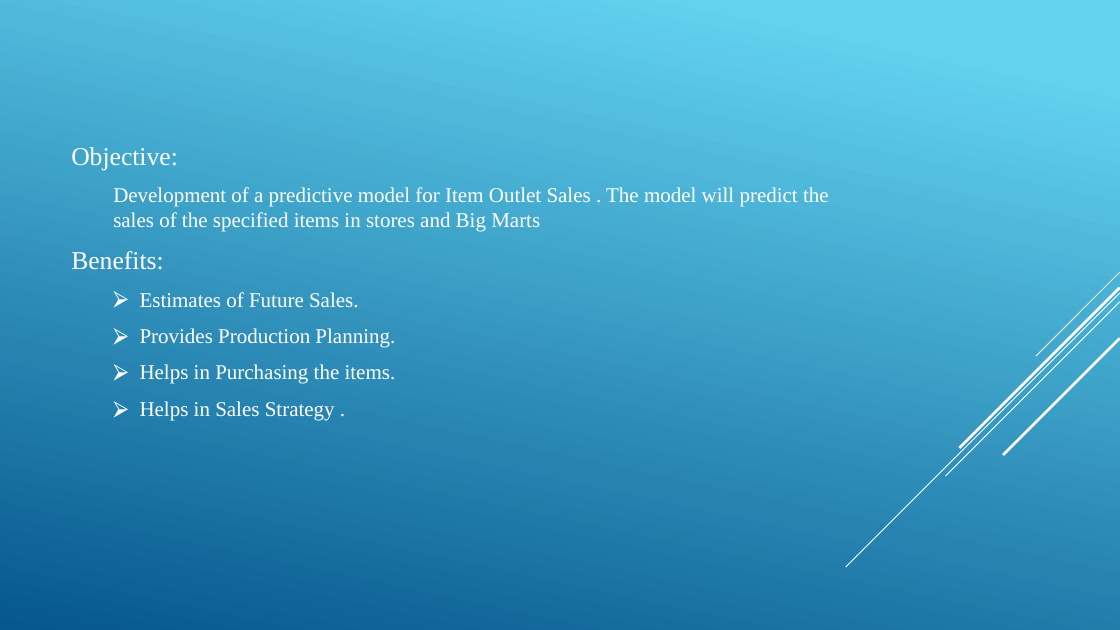
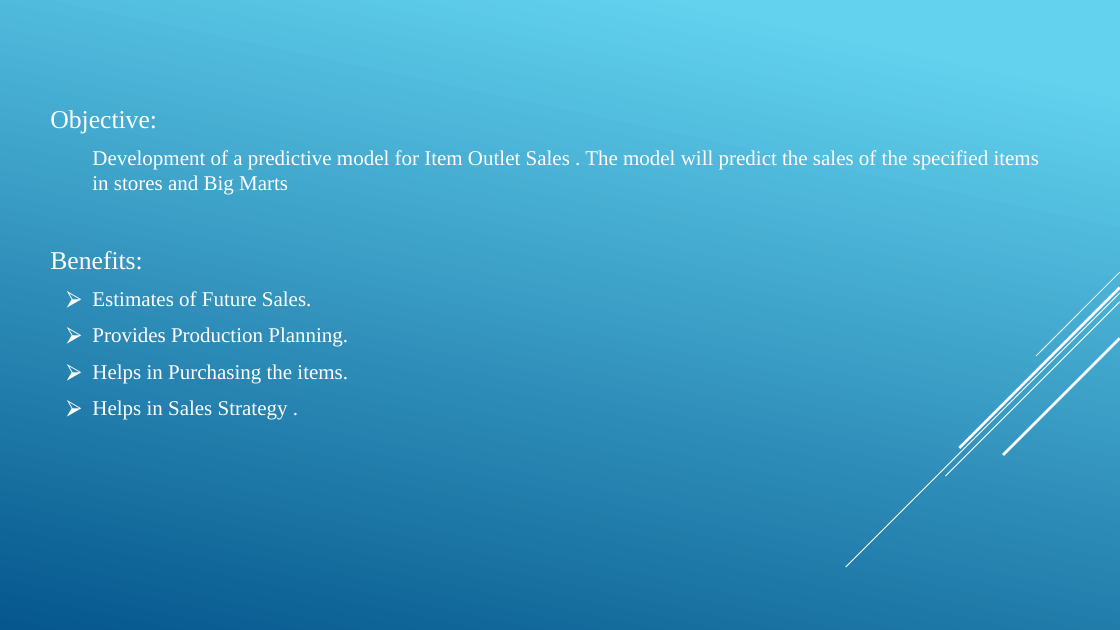
Before and after one commit to ashokkumars01/Stores-Sales-Prediction, a slide deck: slide 2 of Docs/DPR_Store_Sales_Prediction.pptx. Drawn at 1120x630 pixels with LibreOffice and Linux fonts; fonts in the diff are those of the drawing. Boxes give left, top, right and bottom in pixels: in the first picture for what was removed or moved away, otherwise in the second. Text is boxed around its words. In the diff, an @@ line names an element or a change of style, - is before the commit and + after.

```diff
--- a/Docs/DPR_Store_Sales_Prediction.pptx
+++ b/Docs/DPR_Store_Sales_Prediction.pptx
@@ text "Objective:": place and size @@
-text "Objective:" at (71, 147, 829, 421)
+text "Objective:" at (50, 110, 1039, 420)
@@ text "Objective:" at (50, 110, 1039, 420): indent changed; less space between paragraphs @@
```
Also in this commit, not shown: 11 other slides changed, 1 slide removed, 1 other file.
